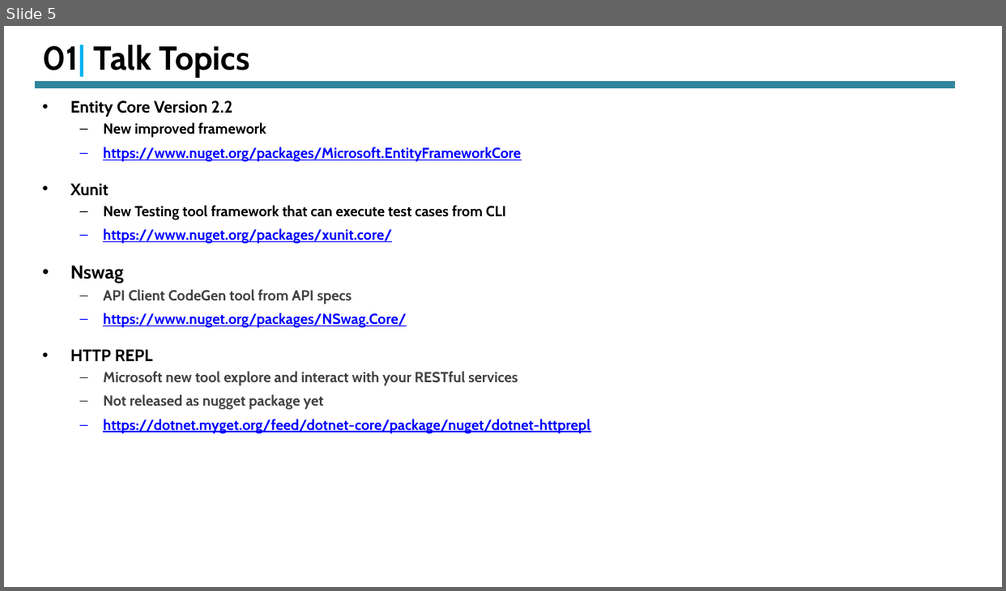
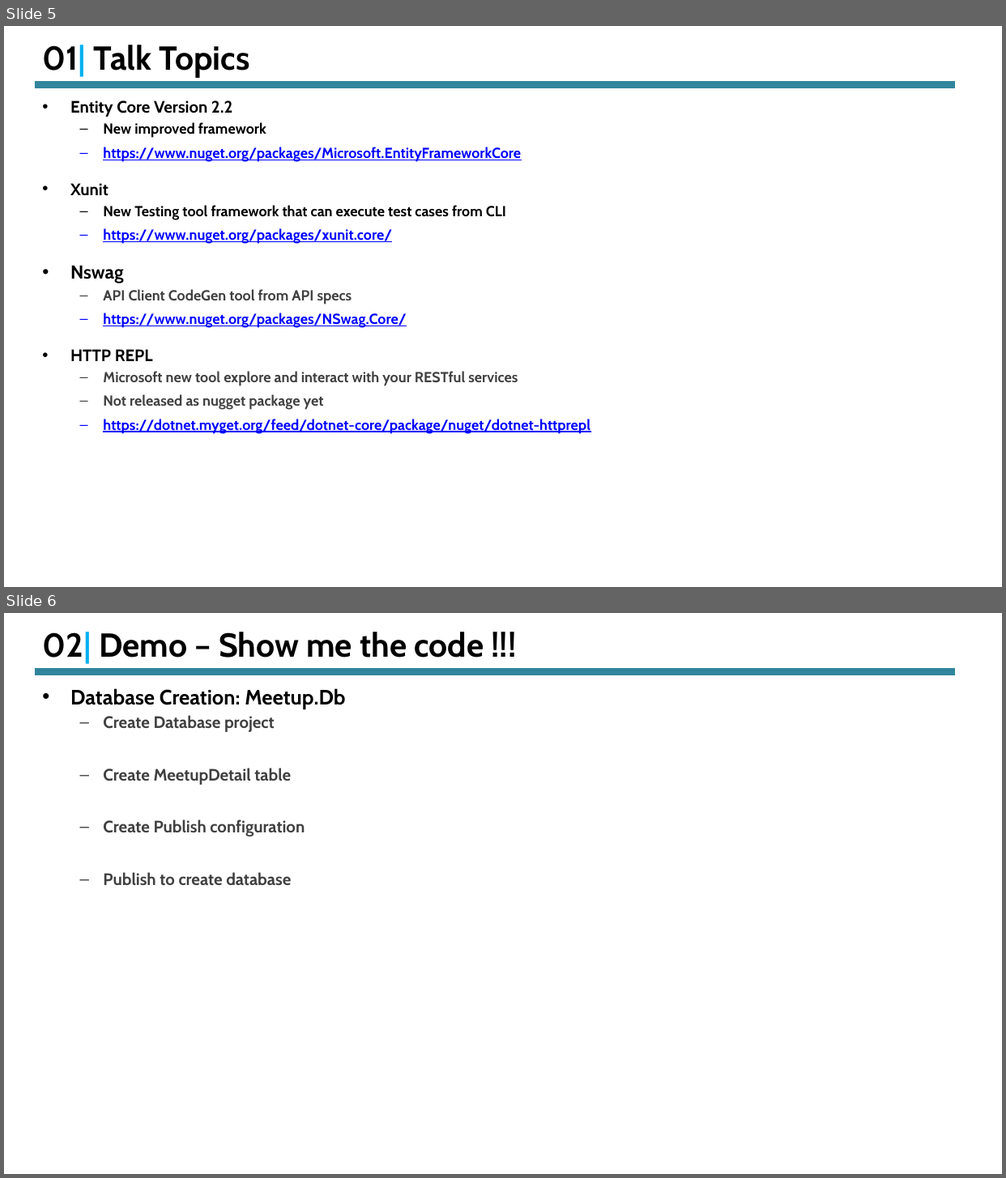
Before and after one commit to vkg-mca/Meetup, a slide deck: End-To-End Rapid API Development With DotNet Core .pptx. Shown one above the other, each under a label of ours: slide 5 before the commit, slides 5 and 6 after it. The pictures are 1006x591 and 1006x1178 pixels, drawn with LibreOffice and Linux fonts; fonts in the diff are those of the drawing. Boxes give left, top, right and bottom in pixels: in the first picture for what was removed or moved away, otherwise in the second. Text is boxed around its words. In the diff, an @@ line names an element or a change of style, - is before the commit and + after.

```diff
--- a/End-To-End Rapid API Development With DotNet Core .pptx
+++ b/End-To-End Rapid API Development With DotNet Core .pptx
@@ slide 6 added at (4, 613, 1002, 1174), background #FFFFFF @@
@@ title added at (43, 632, 484, 664), 32 pt, text #000000, bold @@
+02| Demo – Show me the code !!!
@@ line added from (35, 671) to (955, 671), #31859C 6.5 pt @@
@@ text added at (70, 688, 345, 885), 16 pt, text #404040, bold @@
+• Database Creation: Meetup.Db
+  – Create Database project
+  – Create MeetupDetail table
+  – Create Publish configuration
+  – Publish to create database
```
Also in this commit, not shown: 7 slides changed, 4 other slides added, 1 slide removed.
